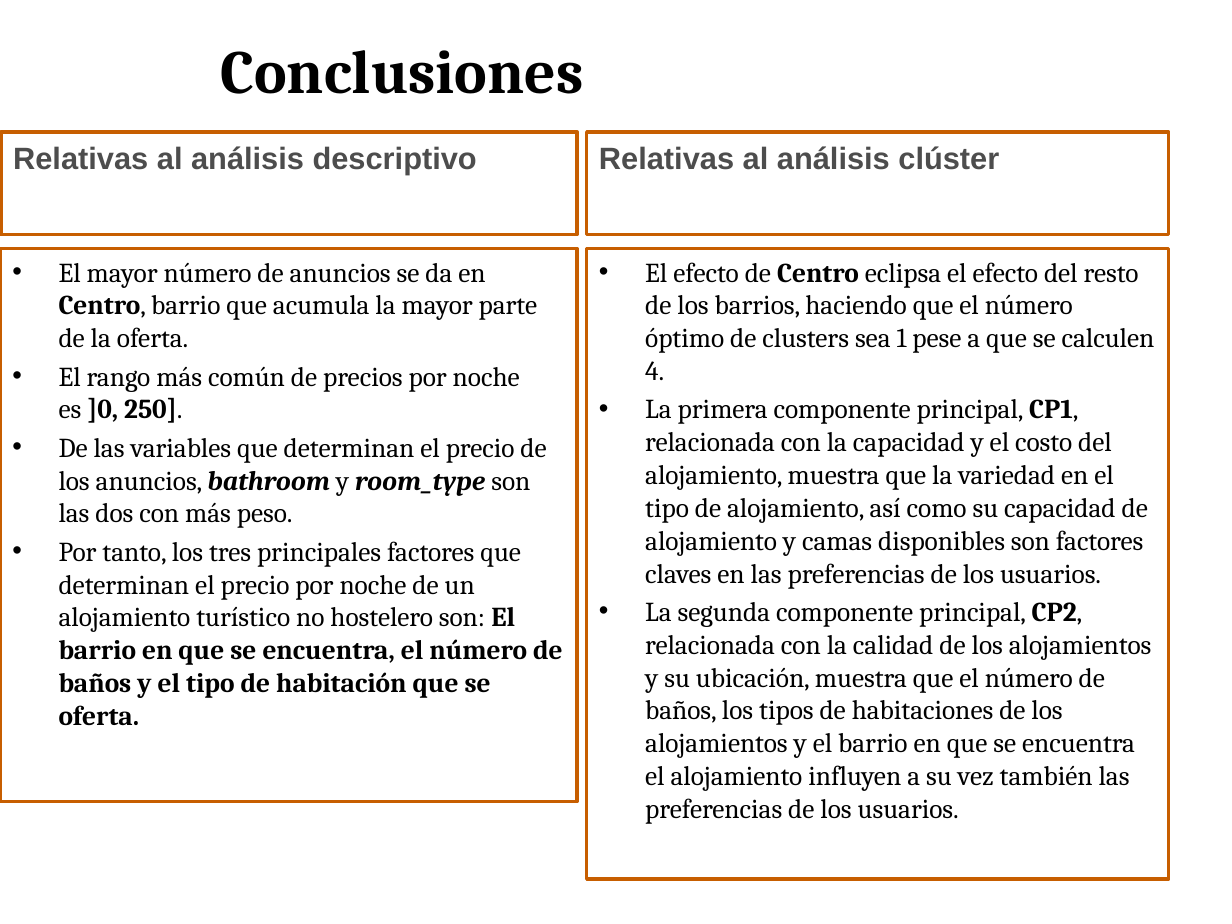
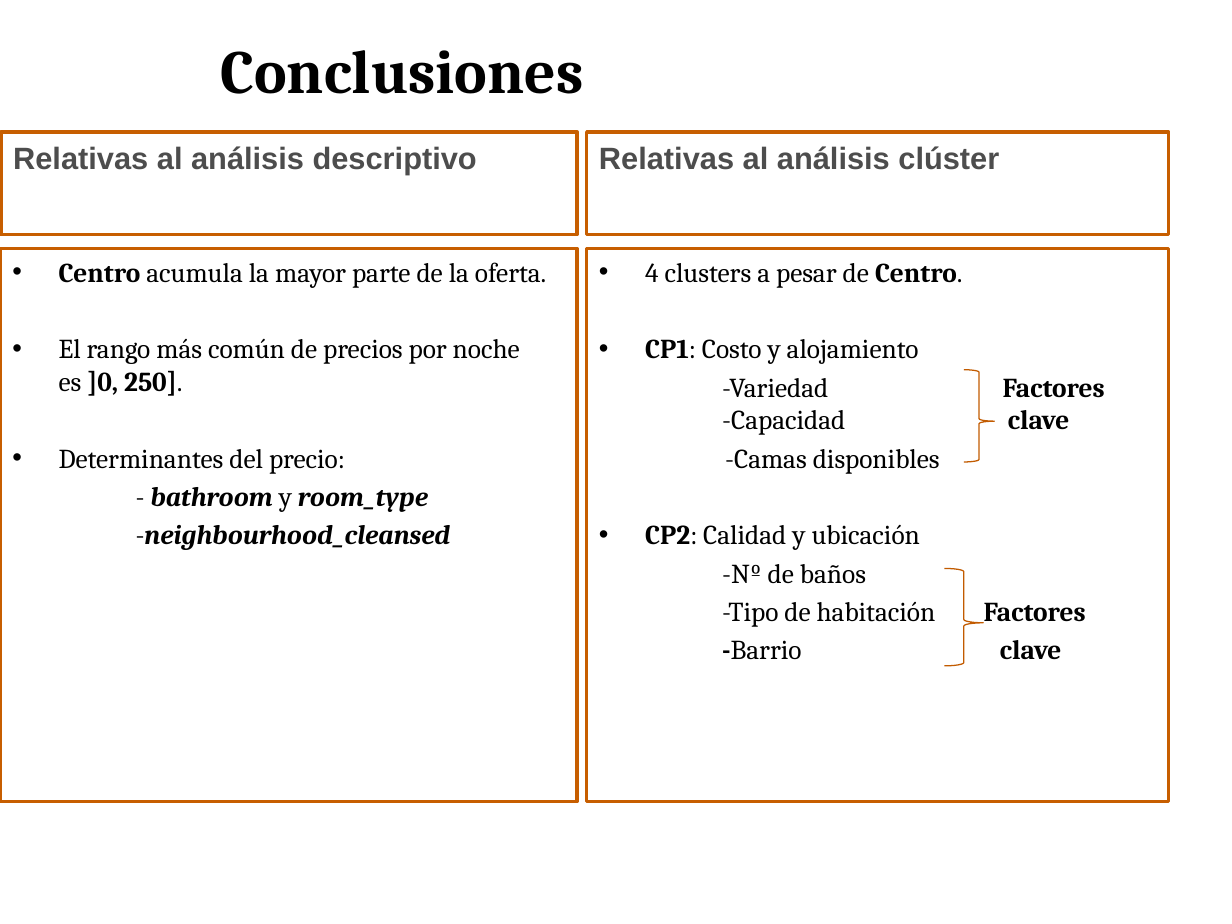
Before and after one commit to Joseluisvic/Trabajo-Final-De-M-ster, a slide deck: slide 13 of Presentación TFM.pptx. Drawn at 1232x924 pixels with LibreOffice and Linux fonts; fonts in the diff are those of the drawing; background and template pictures are left out. Boxes give left, top, right and bottom in pixels: in the first picture for what was removed or moved away, otherwise in the second. Text is boxed around its words. In the diff, an @@ line names an element or a change of style, - is before the commit and + after.

```diff
--- a/Presentación TFM.pptx
+++ b/Presentación TFM.pptx
@@ text at [59, 262, 546, 288]: text changed @@
-• El mayor número de anuncios se da en Centro, barrio que acumula la mayor parte de la oferta.
+• Centro acumula la mayor parte de la oferta.
@@ rectangle: place and size @@
-rectangle at [586, 249, 1168, 880]
+rectangle at [586, 249, 1168, 802]
@@ text at [645, 263, 1105, 627]: text changed @@
-• El efecto de Centro eclipsa el efecto del resto de los barrios, haciendo que el número óptimo de clusters sea 1 pese a que se calculen 4.
-• La primera componente principal, CP1, relacionada con la capacidad y el costo del alojamiento, muestra que la variedad en el tipo de alojamiento, así como su capacidad de alojamiento y camas disponibles son factores claves en las preferencias de los usuarios.
-• La segunda componente principal, CP2, relacionada con la calidad de los alojamientos y su ubicación, muestra que el número de baños, los tipos de habitaciones de los alojamientos y el barrio en que se encuentra el alojamiento influyen a su vez también las preferencias de los usuarios.
+• 4 clusters a pesar de Centro.
+• CP1: Costo y alojamiento
+-Variedad Factores -Capacidad clave
+-Camas disponibles
+• CP2: Calidad y ubicación
+-Nº de baños
+-Tipo de habitación Factores
+-Barrio clave
@@ right brace added at [963, 370, 994, 462], outline #C35C00 0.75 pt @@
@@ text at [59, 449, 451, 550]: text changed; bold on; italic on @@
-• De las variables que determinan el precio de los anuncios, bathroom y room_type son las dos con más peso.
-• Por tanto, los tres principales factores que determinan el precio por noche de un alojamiento turístico no hostelero son: El barrio en que se encuentra, el número de baños y el tipo de habitación que se oferta.
+• Determinantes del precio:
+- bathroom y room_type
+-neighbourhood_cleansed
@@ right brace added at [945, 568, 983, 665], outline #C35C00 0.75 pt @@
```
Also in this commit, not shown: 6 other slides changed, 1 slide removed.
